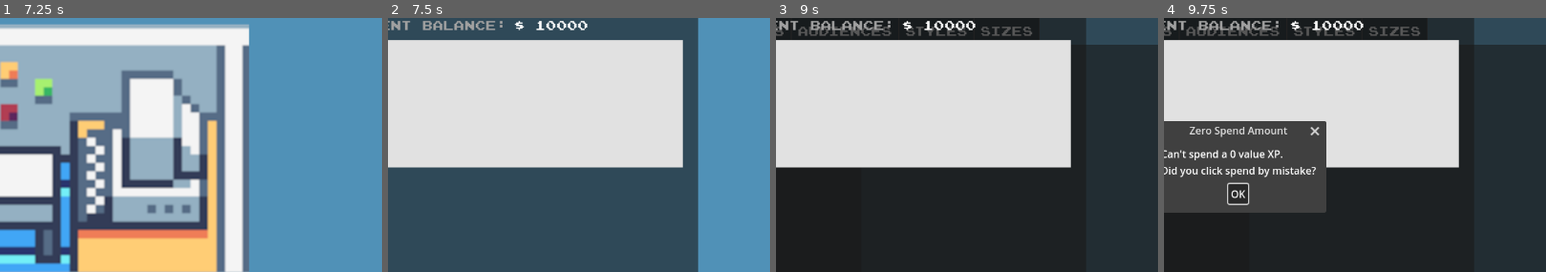
Above: before the commit, frames 1-4 (left to right).
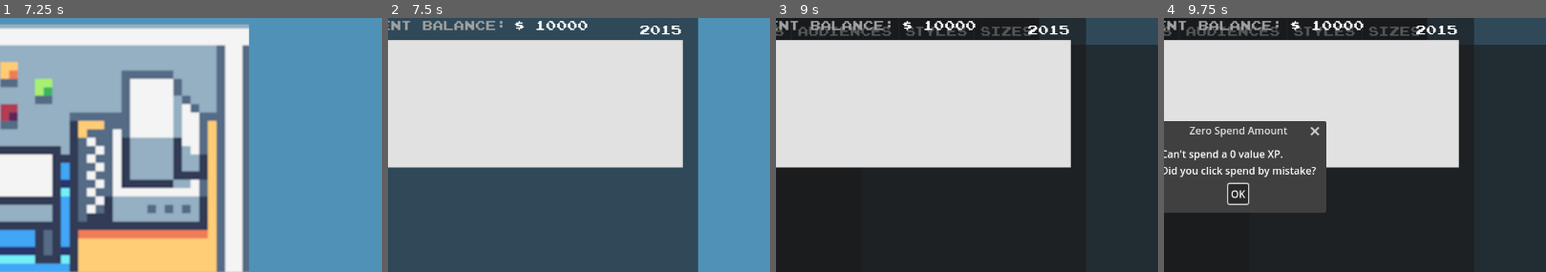
Above: after the commit, the same moments.

Repository: DarthData410/Indie
Game: Godot game, scene res://scenes/main_menu_control.tscn
The game is run twice, just before and just after one commit, with the same random seed, the same clock (stepped at 60 frames per second) and the same inputs.
Inputs (mouse positions are % of the whole screen's width and height, from its top left):
- Up to frame 1 (7.25 s): click "Play" at 0.5 s; click "New Game" at 1.25 s; click (50, 36) at 2.02 s; type "Alex" at 2.1 s; click (50, 50) at 2.25 s; type "Alex" at 2.33 s; click (50, 63) at 2.48 s; type "Alex" at 2.57 s; click (52, 3) at 2.75 s; click (52, 3) at 3.5 s; click "ok" at 4.25 s; click "Resources" at 5 s; click (72, 3) at 5.75 s; click "OK" at 6.5 s
- Up to frame 2 (7.5 s): click (75, 3) at 7.25 s
- Up to frame 3 (9 s): click (32, 21) at 8 s; click (68, 3) at 8.75 s
- Up to frame 4 (9.75 s): click "Spend" at 9.5 s
The pictures show only the part of the screen within x 40-90%, y 19-69%; the shares and areas given below are measured in that part.

Frame 1 is identical in both runs. In frame 2, 0.2% of the frame differs, in the area x 66-77%, y 3-7%; in frame 3, 0.2%; in frame 4, 0.2%.

Commit message:
05.20.23-001 updates

Diff:
--- a/scenes/maingame.tscn
+++ b/scenes/maingame.tscn
@@ -8,6 +8,7 @@
 [ext_resource type="StyleBox" uid="uid://db6hsghjxok65" path="res://scenes/themes/phase_stylebox_a.tres" id="6_f2dyv"]
 [ext_resource type="Theme" uid="uid://blexf7fdbf2cb" path="res://scenes/themes/joytheme_20px_white_font.tres" id="6_osqr8"]
 [ext_resource type="Texture2D" uid="uid://buepwojusw0yr" path="res://assets/images/Platform_Desktop_a.png" id="7_oun2x"]
+[ext_resource type="Theme" uid="uid://crw7ystn825g7" path="res://scenes/themes/joy_14pxfont_graph1.tres" id="7_ud0au"]
 [ext_resource type="Texture2D" uid="uid://crrca35e4lxv0" path="res://assets/images/Platform_Web_a.png" id="8_16ku3"]
 [ext_resource type="Texture2D" uid="uid://bhynywx0c0leb" path="res://assets/images/Platform_GameSystem_a.png" id="9_yn1qr"]
 [ext_resource type="Texture2D" uid="uid://cwdjv2hi6l1va" path="res://assets/images/Platform_Mobile_a.png" id="10_npye5"]
@@ -16,7 +17,6 @@
 [ext_resource type="Texture2D" uid="uid://du6vg7xqlo8ee" path="res://assets/images/basic_controller.png" id="12_sknx7"]
 [ext_resource type="Texture2D" uid="uid://bru5fo6tvyng5" path="res://assets/images/Play_Arrow.png" id="12_u4com"]
 [ext_resource type="Texture2D" uid="uid://cvqn3itw8rtah" path="res://assets/images/Revenue_Report_Button.png" id="13_7y6m6"]
-[ext_resource type="Theme" uid="uid://bbkib4m1bt4t3" path="res://scenes/themes/joy_16pxfont_graph1.tres" id="13_dn6wr"]
 [ext_resource type="Texture2D" uid="uid://btsk7drpbt3gj" path="res://assets/images/Bank_Button.png" id="14_83nss"]
 [ext_resource type="Texture2D" uid="uid://qiwvgk210mk4" path="res://assets/images/Create_Game_Button.png" id="15_o28ue"]
 [ext_resource type="Texture2D" uid="uid://0bhf4ojj43w0" path="res://assets/images/Research_Button.png" id="16_oksy7"]
@@ -444,6 +444,7 @@
 offset_top = 135.0
 offset_right = 278.0
 offset_bottom = 365.0
+theme = ExtResource("7_ud0au")
 allow_reselect = true
 same_column_width = true
 
@@ -463,6 +464,7 @@
 offset_top = 135.0
 offset_right = 574.0
 offset_bottom = 365.0
+theme = ExtResource("7_ud0au")
 allow_reselect = true
 same_column_width = true
 
@@ -508,6 +510,7 @@
 offset_top = 53.0
 offset_right = 278.0
 offset_bottom = 203.0
+theme = ExtResource("7_ud0au")
 allow_reselect = true
 same_column_width = true
 
@@ -527,6 +530,7 @@
 offset_top = 53.0
 offset_right = 574.0
 offset_bottom = 203.0
+theme = ExtResource("7_ud0au")
 allow_reselect = true
 same_column_width = true
 
@@ -546,6 +550,7 @@
 offset_top = 237.0
 offset_right = 278.0
 offset_bottom = 387.0
+theme = ExtResource("7_ud0au")
 allow_reselect = true
 same_column_width = true
 
@@ -565,6 +570,7 @@
 offset_top = 237.0
 offset_right = 574.0
 offset_bottom = 387.0
+theme = ExtResource("7_ud0au")
 allow_reselect = true
 same_column_width = true
 
@@ -1717,13 +1723,22 @@
 ignore_texture_size = true
 stretch_mode = 0
 
+[node name="CurrYear" type="Label" parent="GameLayer/Bank/BankInfo"]
+offset_left = 615.0
+offset_top = 32.0
+offset_right = 720.0
+offset_bottom = 59.0
+theme = ExtResource("6_osqr8")
+text = "YYYY"
+horizontal_alignment = 2
+
 [node name="BalGraph" type="Panel" parent="GameLayer/Bank/BankInfo"]
 layout_mode = 0
 offset_left = 25.0
 offset_top = 61.0
 offset_right = 721.0
 offset_bottom = 261.0
-theme = ExtResource("13_dn6wr")
+theme = ExtResource("7_ud0au")
 theme_override_styles/panel = SubResource("StyleBoxFlat_fgqp4")
 
 [node name="BankCloseBtn" type="Button" parent="GameLayer/Bank"]
--- /dev/null
+++ b/scenes/themes/joy_14pxfont_graph1.tres
@@ -0,0 +1,7 @@
+[gd_resource type="Theme" load_steps=2 format=3 uid="uid://crw7ystn825g7"]
+
+[ext_resource type="FontFile" uid="uid://bp17nvk3j288l" path="res://assets/fonts/1joystix.ttf" id="1_oi0md"]
+
+[resource]
+default_font = ExtResource("1_oi0md")
+default_font_size = 14
--- a/scripts/gameClock.gd
+++ b/scripts/gameClock.gd
@@ -14,13 +14,17 @@
 class GameClock:
 	var _baseTime:int = 500 # 500 ms @ 1x = 1 GameDay
 	var _multiplier:timeMultiply = timeMultiply.one
-	var _gameDays:int = 0
+	var _gameDays:int = 1
 	var _elaspedMS:int # ms of actual time elasped
 	var _iterations:int
 	var _current_game_timer_wait_percent:float = 1
 	var _current_game_timer_wait:float = 0.5
 	var _baseDay:float = 0.5 # representing 500 ms = 1 in-game day
-	var _monthCheck:int = 0
+	var _game_year_base:int = 2015 # starting in year 2015
+	var _game_year_month:int = 1 # starting in month 1, of 2015
+	var _game_year_month_day:int = 1 # starting on day 1, of month 1, of 2015
+	var _game_year_add:int = 0 # holds years that pass
+	var _monthCheck:int = 1
 	func _init():
 		pass
 	func GetBaseDay() -> float:
@@ -28,9 +32,14 @@
 	func CheckMonth() -> bool:
 		var ret:bool = false
 		self._monthCheck += 1
-		if self._monthCheck >= 30:
+		if self._monthCheck > 30:
 			ret = true
 			self._monthCheck = 1
+			self._game_year_month += 1
+			if self._game_year_month > 12:
+				self._game_year_month = 1
+				self._game_year_add += 1
+		self._game_year_month_day = self._monthCheck
 		return ret
 	func SetWaitTime(v:int):
 		self._baseTime = v
@@ -43,7 +52,15 @@
 	func SetGameDays(v:int):
 		self._gameDays = v
 	func GameDays() -> int:
-		return _gameDays
+		return self._gameDays
+	func GameMonthDay() -> int:
+		return self._game_year_month_day
+	func GameMonth() -> int:
+		return self._game_year_month
+	func GameYear() -> int:
+		var ret:int = self._game_year_base
+		ret = self._game_year_base+self._game_year_add
+		return ret
 	func SetMultiplier(v:timeMultiply = timeMultiply.one):
 		self._multiplier = v
 	func Multiplier() -> timeMultiply:
@@ -81,10 +98,18 @@
 	func to_dict() -> Dictionary:
 		var ret:Dictionary = {
 			baseTime = self._baseTime,
+			multiplier = self._multiplier,
 			gameDays = self._gameDays,
 			elaspedMS = self._elaspedMS,
 			iterations = self._iterations,
-			gameTimerWait = self._current_game_timer_wait
+			gameTimerWait = self._current_game_timer_wait,
+			gameTimerWaitPer = self._current_game_timer_wait_percent,
+			baseDay = self._baseDay,
+			gameYearBase = self._game_year_base,
+			gameYearMonth = self._game_year_month,
+			gameYearMonthDay = self._game_year_month_day,
+			gameYearAdd = self._game_year_add,
+			monthCheck = self._monthCheck
 		}
 		return ret
 	static func from_dict(d:Dictionary) -> GameClock:
@@ -95,4 +120,13 @@
 		ret.SetGameDays(d.gameDays)
 		ret.SetIterations(d.iterations)
 		ret.LoadElaspedMS(d.elaspedMS)
+		# Setting all variables from saved game:
+		ret._multiplier = d.multiplier
+		ret._current_game_timer_wait_percent = d.gameTimerWaitPer
+		ret._baseDay = d.baseDay
+		ret._game_year_base = d.gameYearBase
+		ret._game_year_month = d.gameYearMonth
+		ret._game_year_month_day = d.gameYearMonthDay
+		ret._game_year_add = d.gameYearAdd
+		ret._monthCheck = d.monthCheck
 		return ret
--- a/scripts/maingame.gd
+++ b/scripts/maingame.gd
@@ -34,7 +34,7 @@
 
 # Sales Objects:
 @onready var GameSalesEvt
-@onready var gameSalesMax:int = 20 #TODO Add logic for different publishing options | DEBUG @ 20
+@onready var gameSalesMax:int = 30 #TODO Add logic for different publishing options | DEBUG @ 30
 
 # Ratings Objects:
 @onready var GameRatings:Dictionary = pC.playerGameRatings
@@ -104,7 +104,8 @@
 		# TODO: Finalize updates for end of sales to bank. This will add total and end of timer
 		# Should this be a daily, weekly, monthly sales? Monthly dev for now:
 		var bank = pC.playerBank.new(playerData)
-		bank.addEntry("Credits","Game Sales: "+lastCreatedGame.title,game_clock.GameDays(),lastCreatedGame.calc_gameSalesTot())
+		#addEntry(type:String,name:String,day:int,gymd:int,gym:int,gy:int,value:float):
+		bank.addEntry("Credits","Game Sales: "+lastCreatedGame.title,game_clock.GameDays(),game_clock.GameMonthDay(),game_clock.GameMonth(),game_clock.GameYear(),lastCreatedGame.calc_gameSalesTot())
 		playerData = bank.playerData
 		_update_bank_details()
 		gsys.msgdialog("Place holder for game sales over \n Total Sales: "+str(lastCreatedGame.calc_gameSalesTot()),"Game Sales End Place Holder")
@@ -112,7 +113,7 @@
 
 func create_monthly_debits():
 	var bank = pC.playerBank.new(playerData)
-	bank.addEntry("Debits","Monthly Debits",game_clock.GameDays(),150.00)
+	bank.addEntry("Debits","Monthly Debits",game_clock.GameDays(),game_clock.GameMonthDay(),game_clock.GameMonth(),game_clock.GameYear(),randf_range(295.00,1275.00))
 	playerData = bank.playerData
 	_update_bank_details()
 
@@ -124,6 +125,7 @@
 		create_monthly_debits()
 
 	# Finalie updates for game_clock
+	game_clock.GameYear()
 	game_clock.SetIterations(i)
 	game_clock.SetElaspedMS()
 	game_clock.CalcGameDays()
@@ -212,7 +214,17 @@
 		_load_game_info()
 		if !$GameLayer/LoadedGameData.visible:
 			$GameLayer/LoadedGameData.visible = true
-
+		# TODO: REMOVE PRINTING OF LOADED DATA FOR TESTING
+		# DEBUG:
+		print(" *** META *** \n")
+		print(gs.Meta())
+		print("\n *** PLAYER DATA *** \n")
+		print(gs.PlayerData())
+		print("\n *** GAME DATA *** \n")
+		print(gs.GameData())
+		print("\n *** MISC DATA *** \n")
+		print(gs.Misc())
+		print("\n\n --- END DEBUG LOADED DATA ---")
 
 
 func _load_game_info():
@@ -994,18 +1006,38 @@
 		BankGraph.clear_points()
 	else:
 		BankGraphLoaded = true
-	#BankGraph.add_value(0)
+	BankGraph.add_value(0)
 	var clr:Color = Color.DARK_GREEN
 	BankGraph.GraphSize = bgp.size
 	var bgpp = bgp.position
 	var bcp = bc.position
 	BankGraph.parent_position = Vector2((bgpp.x+bcp.x),(bgpp.y+bcp.y))
 
+	# Create Balance Graph, based on period balances:
+	var rolling:float = 0.0
+	var pbv:float = 0.0
+	var bank = pC.playerBank.new(playerData)
+	$GameLayer/Bank/BankInfo/CurrYear.text = str(game_clock.GameYear())
+	var pyb:Array = bank.getPeriodValuesByYr(game_clock.GameYear()) # TESTING FOR NOW
+	for pe in pyb:
+		pbv = float(pe[1])
+		if pbv != 0:
+			rolling += pbv
+			BankGraph.add_value(rolling)
+
+	'
+	for pbk in playerData.Bank.PeriodBalances.Balances.keys():
+		pby = playerData.Bank.PeriodBalances[pbk]
+		for pbyk in pby:
+			pbv = float(pby[pbyk])
+			if pbv != 0:
+				rolling += pbv
+				BankGraph.add_value(rolling)
+	'
 	# Create Credits Graph:
-	var rolling:float = 0.0
-	for c in playerData.Bank.Credits:
-		rolling += c[3]
-		BankGraph.add_value(rolling)
+	#for c in playerData.Bank.Credits:
+	#	rolling += c[3]
+	#	BankGraph.add_value(rolling)
 
 	BankGraph.create_graph()
 	BankGraph.default_color = clr
@@ -1024,7 +1056,7 @@
 	if event is InputEventMouseMotion:
 		var vp = get_viewport()
 		var mpos = get_viewport().get_mouse_position()
-		print(mpos)
+		#print(mpos)
 		for gv in BankGraph.Values:
 			if gv.collide(mpos):
 				gsys.msgdialog(gv.valueMsg(),"Graph Point")
--- a/scripts/playerClasses.gd
+++ b/scripts/playerClasses.gd
@@ -151,8 +151,12 @@
 	},
 	Bank = {
 		Balance = 10000.00,
+		PeriodBalances = {
+			Years = [2015],
+			Balances = []
+		},
 		Debits = [],
-		Credits = [["SBE_10000","starting balance entry",1,10000.00]]
+		Credits = [["SBE_10000","starting balance entry",1,1,1,1,2015,10000.00]]
 	},
 	game_id = 0,
 	game_diffuclty = 0 # Effect $, ratings, bugs, etc.
@@ -325,95 +329,81 @@
 
 class playerBank:
 	var playerData:Dictionary
-	var periods:Dictionary = {
-		period1 = {
-			value = 0,
-			day_start = 0,
-			day_end = 30
-		},
-		period2 = {
-			value = 0,
-			day_start = 31,
-			day_end = 60
-		},
-		period3 = {
-			value = 0,
-			day_start = 61,
-			day_end = 90
-		},
-		period4 = {
-			value = 0,
-			day_start = 91,
-			day_end = 120
-		},
-		period5 = {
-			value = 0,
-			day_start = 121,
-			day_end = 150
-		},
-		period6 = {
-			value = 0,
-			day_start = 151,
-			day_end = 180
-		},
-		period7 = {
-			value = 0,
-			day_start = 181,
-			day_end = 210
-		},
-		period8 = {
-			value = 0,
-			day_start = 211,
-			day_end = 240
-		},
-		period9 = {
-			value = 0,
-			day_start = 241,
-			day_end = 270
-		},
-		period10 = {
-			value = 0,
-			day_start = 271,
-			day_end = 300
-		},
-		period11 = {
-			value = 0,
-			day_start = 301,
-			day_end = 330
-		},
-		period12 = {
-			value = 0,
-			day_start = 331,
-			day_end = 360
-		}
-	}
 	func _init(d:Dictionary):
 		self.playerData = d
 	func _sumDebits() -> float:
 		var ret:float = 0.0
 		var debitsa:Array = self.playerData.Bank.Debits
 		for de in debitsa:
-			ret += float(de[3])
-		return roundf(ret)
+			ret += float(de[7])
+		return snappedf(ret,0.01)
 	func _sumCredits() -> float:
 		var ret:float = 0.0
 		var creditsa:Array = self.playerData.Bank.Credits
 		for ce in creditsa:
-			ret += float(ce[3])
-		return roundf(ret)
+			ret += float(ce[7])
+		return snappedf(ret,0.01)
+	func _calcSinglePeriod(p:int,y:int) -> float:
+		var ret:float = 0
+		var creds:float = 0
+		var debs:float = 0
+		var ca:Array = self.playerData.Bank.Credits
+		for c in ca:
+			if c[3] == p and c[6] == y:
+				creds += c[7]
+		var da:Array = self.playerData.Bank.Debits
+		for d in da:
+			if d[3] == p and d[6] == y:
+				debs += d[7]
+		ret = creds - debs
+		return ret
+	func _calcPeriodBals():
+		var ps:Array = [1,2,3,4,5,6,7,8,9,10,11,12]
+		var pby:Array = self.playerData.Bank.PeriodBalances.Years
+		var pb:Array = self.playerData.Bank.PeriodBalances.Balances
+		var pbe:Array
+		var pbne:Array
+		var cpb:float = 0
+		pb.clear()
+		for y in pby:
+			pbe.clear()
+			for p in ps:
+				cpb = self._calcSinglePeriod(p,y)
+				pbne.append([p,cpb])
+			pbe.append([y,pbne])
+			pb.append_array(pbe)
+		self.playerData.Bank.PeriodBalances.Balances = pb
 	func _calcBalance():
 		var currbal:float = float(self.playerData.Bank.Balance)
 		var debits:float = self._sumDebits()
 		var credits:float = self._sumCredits()
+		self._calcPeriodBals()
 		var newbal:float = credits - debits
-		self.playerData.Bank.Balance = roundf(newbal)
-	func addEntry(type:String,name:String,day:int,value:float):
+		self.playerData.Bank.Balance = snappedf(newbal,0.01)
+	func _calcPeriodYr(y:int):
+		var ret:int = 0
+		# Check existing Year value:
+		var pbya:Array = self.playerData.Bank.PeriodBalances.Years
+		if !pbya.has(y):
+			pbya.append(y)
+		self.playerData.Bank.PeriodBalances.Years = pbya
+	func addEntry(type:String,name:String,day:int,gymd:int,gym:int,gy:int,value:float):
 		var entrya:Array = self.playerData.Bank[type] #Expect type = Debits or Credits
 		var dkey = OS.get_unique_id()
-		var new_entry:Array = [[dkey,name,day,value]]
+		self._calcPeriodYr(gy)
+		var period = gym
+		var new_entry:Array = [[dkey,name,day,period,gymd,gym,gy,value]]
 		entrya.append_array(new_entry)
 		self.playerData.Bank[type] = entrya
 		self._calcBalance()
+	func getPeriodValuesByYr(y:int) -> Array:
+		var ret:Array = []
+		var pba:Array = self.playerData.Bank.PeriodBalances.Balances
+		for pbya in pba:
+			if pbya[0] == y:
+				ret = pbya[1]
+				break
+		return ret
 
 class playerResearch:
 	var playerData:Dictionary
@@ -614,7 +604,7 @@
 	func calcValue(x:float,y:float) -> float:
 		var ret:float = super.calcValue(x,y) # x,y can influence the scoring
 		ret = ((self._calcRate(self._calcPhases(),self._calcRD())) * ret) * 10 # 1-10 scoring
-		ret = roundf(ret)
+		ret = snappedf(ret,0.01)
 		var ra:Array
 		ra = [[self.GameKey,self.GameDay,ret,self.Agent]]
 		self.EventArray.append_array(ra)
@@ -627,7 +617,7 @@
 		super._init(gkey,ea,gd,gameEvents.GameSales)
 	func calcValue(x:float,y:float) -> float:
 		var ret:float = super.calcValue(x,y)
-		ret = roundf(ret*self.GamePrice)
+		ret = snappedf(ret*self.GamePrice,0.01)
 		var dsr:Array
 		dsr = [[self.GameKey,self.GameDay,ret]]
 		self.EventArray.append_array(dsr)
